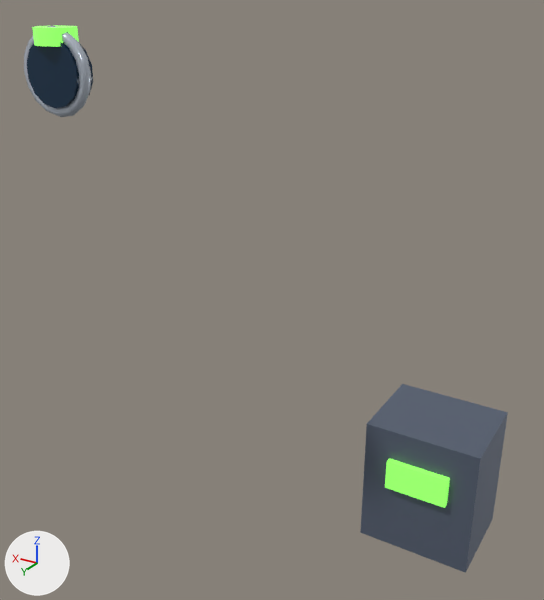
An edit to the glTF model game/assets/structures/tower_detector_analysis_s3.glb, drawn before and after from the same camera.
Rendered twice from a camera (50 mm lens) standing at (-0.769, 1.32, 2.356) and looking at (-0.165, 0.313, 1.852). Every picture has the same lights, and +X, +Y and +Z are marked at lower left. The picture after the commit comes second. Where no turn or scale is listed for an object, it has been applied to the vertices. Vertices at exactly the same position are counted once.

In view in the first picture: 'detector_analysis_lens', 'detector_analysis_lens_ring', 'detector_recorder', 'detector_recorder_face', 'detector_up_analysis_l3_stud'.
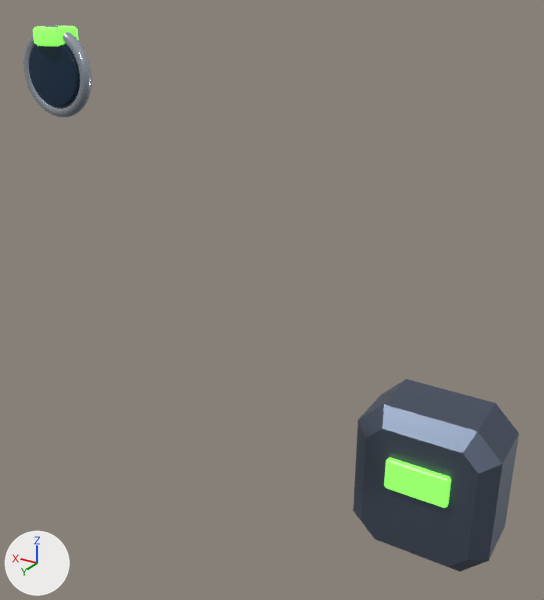
Where the change shows, as pixel boxes (x1, y1, x2, y2) in the pictures (544 x 600 px):
'detector_recorder', surface changed, reshaped (12% wider)
    before: (360, 384, 508, 573)
    after: (353, 379, 519, 572)
'detector_analysis_lens', reshaped
    before: (27, 43, 93, 108)
    after: (29, 44, 79, 108)
'detector_recorder_face', reshaped
    before: (385, 458, 450, 508)
    after: (384, 457, 451, 508)
'detector_analysis_lens_ring', surface changed, reshaped
    before: (24, 25, 91, 117)
    after: (23, 25, 92, 117)
'detector_up_analysis_l3_stud', reshaped
    before: (32, 25, 79, 47)
    after: (33, 26, 79, 46)
part 2 of me_mesh_1, added (pale blue)
    after: (23, 25, 92, 117)

Diff of the bpy script that builds the scene:
```diff
--- a/game/assets/structures/tower_detector_analysis_s3.glb.py
+++ b/game/assets/structures/tower_detector_analysis_s3.glb.py
@@ mat_chrome @@
 mat_chrome.base_color = (0.546, 0.604, 0.687)  # pale blue #c3ccd8
-mat_chrome.metallic = 0.4
+mat_chrome.metallic = 0.95
 mat_chrome.roughness = 0.22
@@ mat_steel_hull @@
 mat_steel_hull.base_color = (0.117, 0.144, 0.202)  # greyish blue #606a7c
-mat_steel_hull.metallic = 0.36
+mat_steel_hull.metallic = 0.75
 mat_steel_hull.roughness = 0.58
@@ me_mesh_0 @@
 # used by ob_detector_analysis_lens; location = (0.0, 0.58, 2.24)
-me_mesh_0.from_pydata(...)  # 32 vertices, 56 faces; spans x -0.0439..0.0439, y -0.015..0.015, z -0.045..0.045
+me_mesh_0.from_pydata(...)  # 134 vertices, 256 faces; spans x -0.045..0.045, y -0.015..0.015, z -0.045..0.045
+# me_mesh_0 part 1: 30 vertices removed from x -0.0439..0.0439, y -0.015..0.015, z -0.045..0.045; 132 vertices added at x -0.045..0.045, y -0.015..0.015, z -0.045..0.045
 me_mesh_0.materials.append(mat_optic_glass)
@@ me_mesh_1 @@
 # used by ob_detector_analysis_lens_ring; location = (0.0, 0.585, 2.24)
-me_mesh_1.from_pydata(...)  # 119 vertices, 192 faces; spans x -0.058..0.058, y -0.0069..0.0069, z -0.058..0.058
+me_mesh_1.from_pydata(...)  # 637 vertices, 1152 faces; spans x -0.058..0.058, y -0.008..0.008, z -0.058..0.058
+# me_mesh_1 part 2: 518 vertices added at x -0.0575..0.0575, y -0.008..0.008, z -0.0575..0.0575
 me_mesh_1.materials.append(mat_chrome)
@@ me_mesh_2 @@
 # used by ob_detector_up_analysis_l3_stud; location = (0.0, 0.58, 2.285)
-me_mesh_2.from_pydata(...)  # 20 vertices, 32 faces; spans x -0.028..0.028, y -0.028..0.028, z -0.011..0.011
+me_mesh_2.from_pydata(...)  # 134 vertices, 256 faces; spans x -0.028..0.028, y -0.028..0.028, z -0.011..0.011
+# me_mesh_2 part 3: 18 vertices removed from x -0.028..0.028, y -0.028..0.028, z -0.011..0.011; 132 vertices added at x -0.028..0.028, y -0.028..0.028, z -0.011..0.011
 me_mesh_2.materials.append(mat_energy_scan)
@@ me_mesh_3 @@
 # used by ob_detector_recorder; location = (-0.4, 0.08, 1.44)
-me_mesh_3.from_pydata(...)  # 8 vertices, 12 faces; spans x -0.11..0.11, y -0.09..0.09, z -0.13..0.13
+me_mesh_3.from_pydata(...)  # 32 vertices, 60 faces; spans x -0.142..0.142, y -0.09..0.09, z -0.162..0.162
+# me_mesh_3 part 4: the whole mesh is rebuilt
 me_mesh_3.materials.append(mat_steel_hull)
@@ me_mesh_4 @@
 # used by ob_detector_recorder_face; location = (-0.4, 0.175, 1.48)
-me_mesh_4.from_pydata(...)  # 8 vertices, 12 faces; spans x -0.06..0.06, y -0.0075..0.0075, z -0.03..0.03
+me_mesh_4.from_pydata(...)  # 32 vertices, 60 faces; spans x -0.0627..0.0627, y -0.0075..0.0075, z -0.0327..0.0327
+# me_mesh_4 part 5: the whole mesh is rebuilt
 me_mesh_4.materials.append(mat_energy_scan)
```
